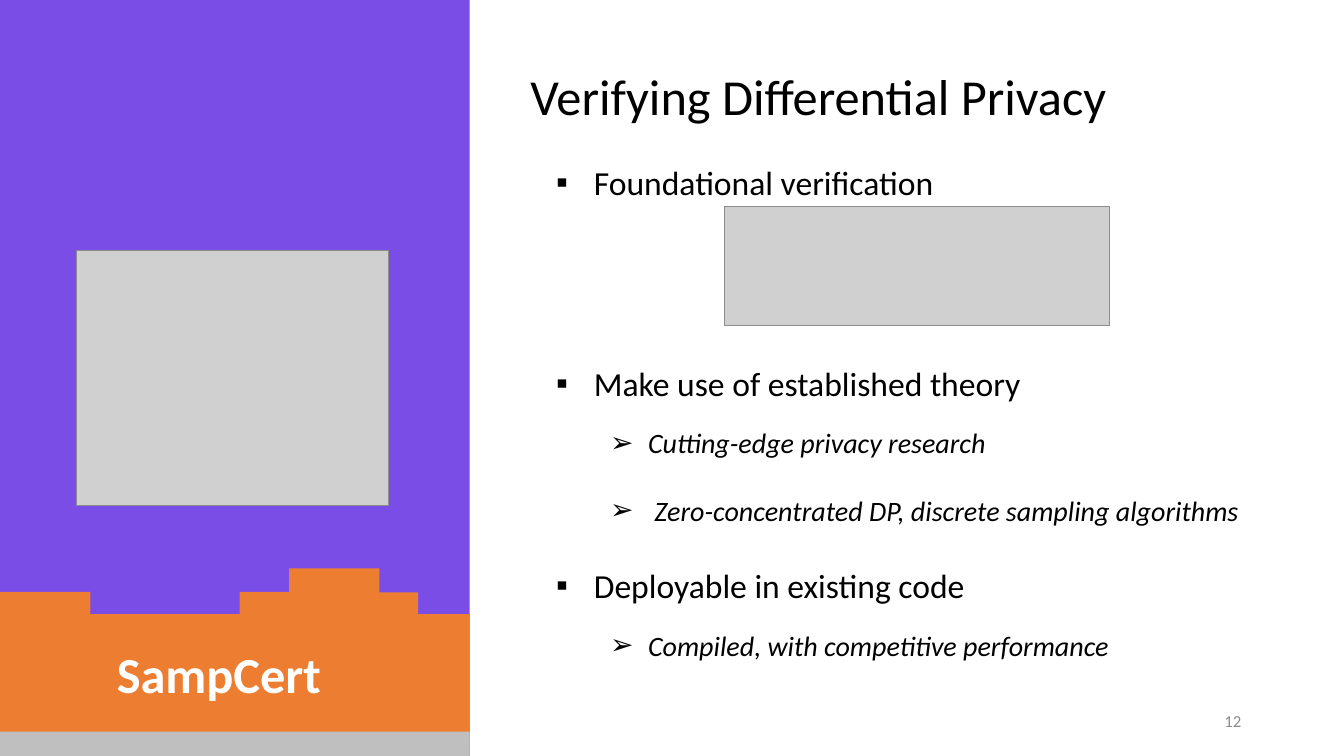
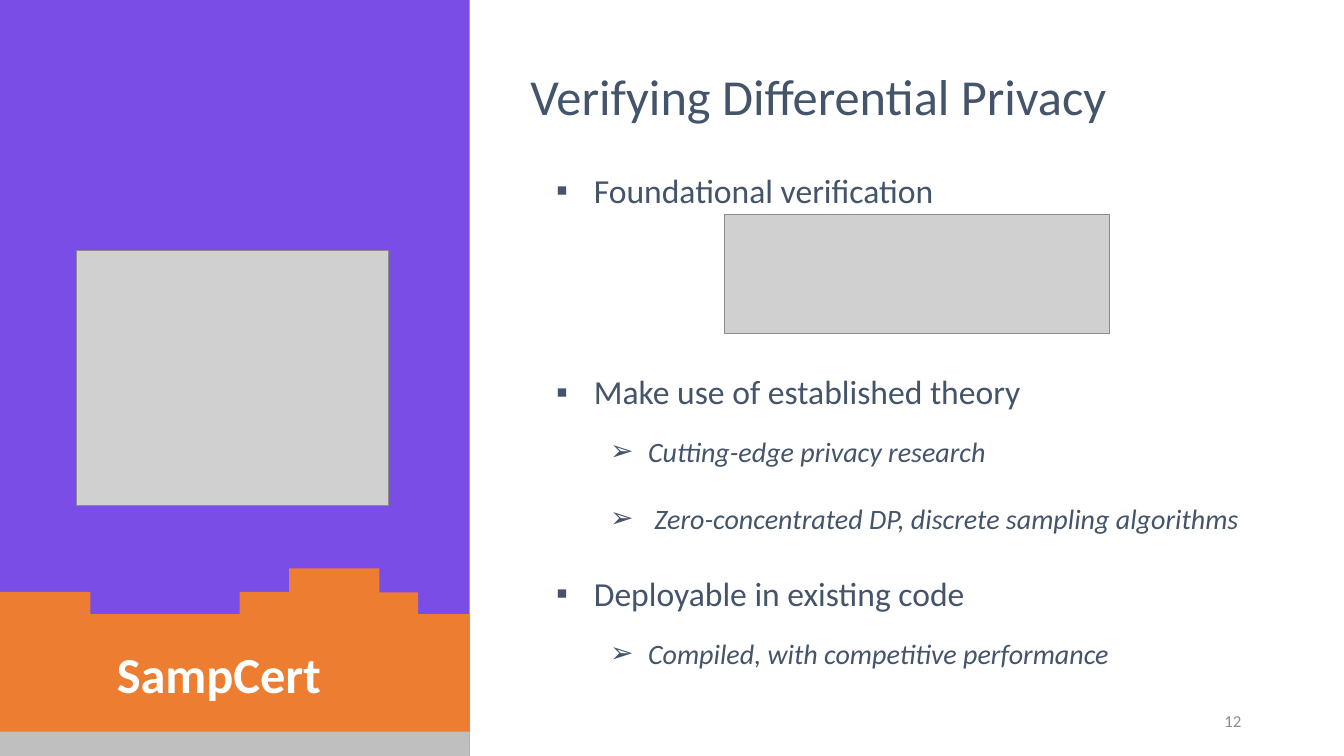
Before and after one commit to markusdemedeiros/markusdemedeiros.github.io, a slide deck: slide 12 of PLDI25 SampCert.pptx. Drawn at 1344x756 pixels with LibreOffice and Linux fonts; fonts in the diff are those of the drawing; grey boxes stand for pictures; background and template pictures are left out. Boxes give left, top, right and bottom in pixels: in the first picture for what was removed or moved away, otherwise in the second. Text is boxed around its words. In the diff, an @@ line names an element or a change of style, - is before the commit and + after.

```diff
--- a/PLDI25 SampCert.pptx
+++ b/PLDI25 SampCert.pptx
@@ text colour #000000 to #44546A in 4 elements at bbox=[594, 179, 1020, 612], bbox=[648, 644, 1108, 669], bbox=[648, 442, 1238, 534], bbox=[530, 80, 1106, 124] @@
@@ 3 texts, 1 picture: place and size @@
-3 texts, 1 picture at bbox=[594, 171, 1238, 661]
+3 texts, 1 picture at bbox=[594, 179, 1238, 669]
```
Also in this commit, not shown: 44 other slides changed, 1 slide added.
